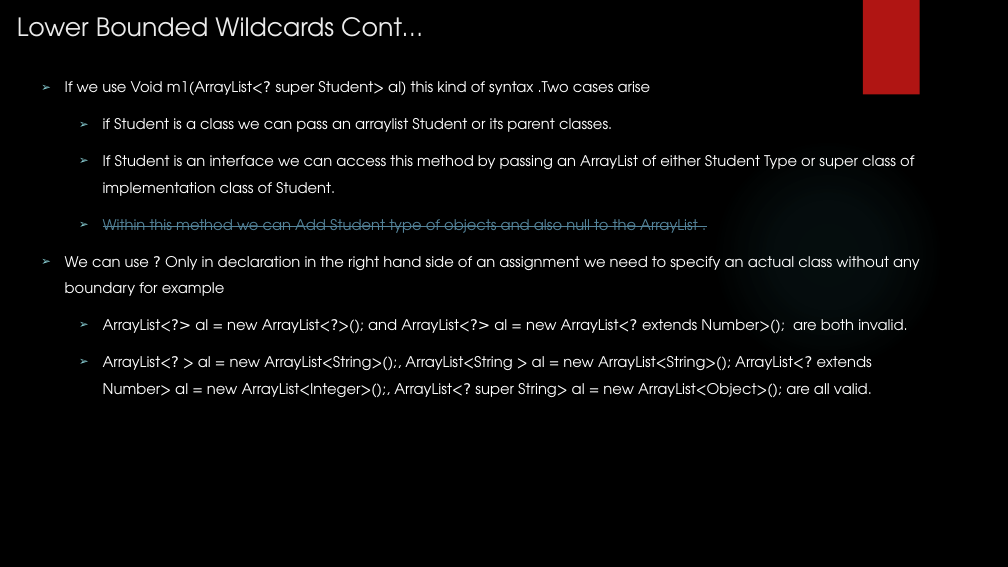
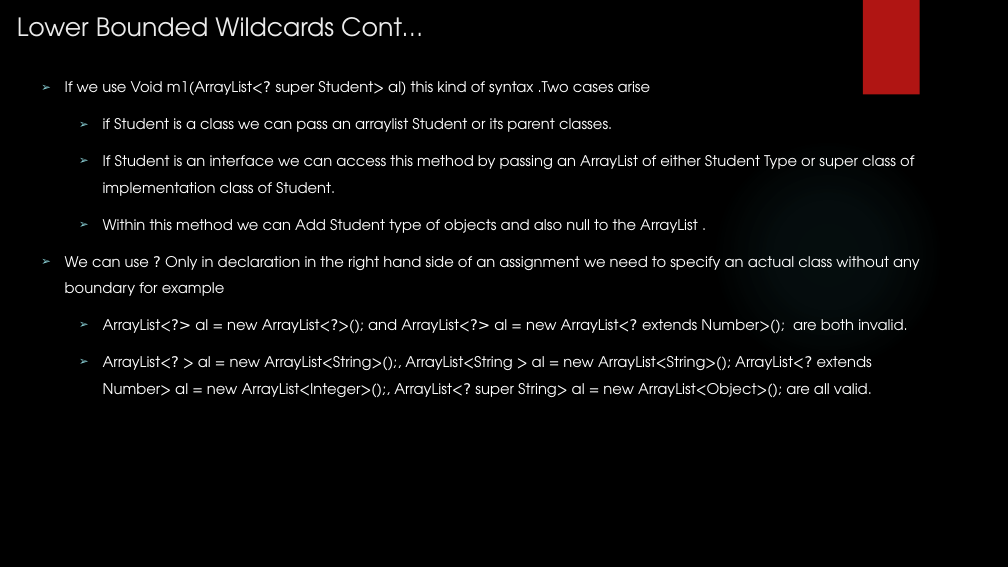
Before and after one commit to rudhrainfogain/JavaGenerics, a slide deck: slide 42 of src/main/resources/JavaGenerics.pptx (slide 40 before the commit). Drawn at 1008x567 pixels with LibreOffice and Linux fonts; fonts in the diff are those of the drawing; background and template pictures are left out. Boxes give left, top, right and bottom in pixels: in the first picture for what was removed or moved away, otherwise in the second. Text is boxed around its words. In the diff, an @@ line names an element or a change of style, - is before the commit and + after.

Commit message:
upper bounded and unbounded wildcards

```diff
--- a/src/main/resources/JavaGenerics.pptx
+++ b/src/main/resources/JavaGenerics.pptx
@@ text at [103,219,698,233]: text colour #54849A to #FFFFFF, strikethrough off in "Within this method we can Add Student ..." @@
```
Also in this commit, not shown: 18 other slides changed, 2 slides added, 5 other files.
